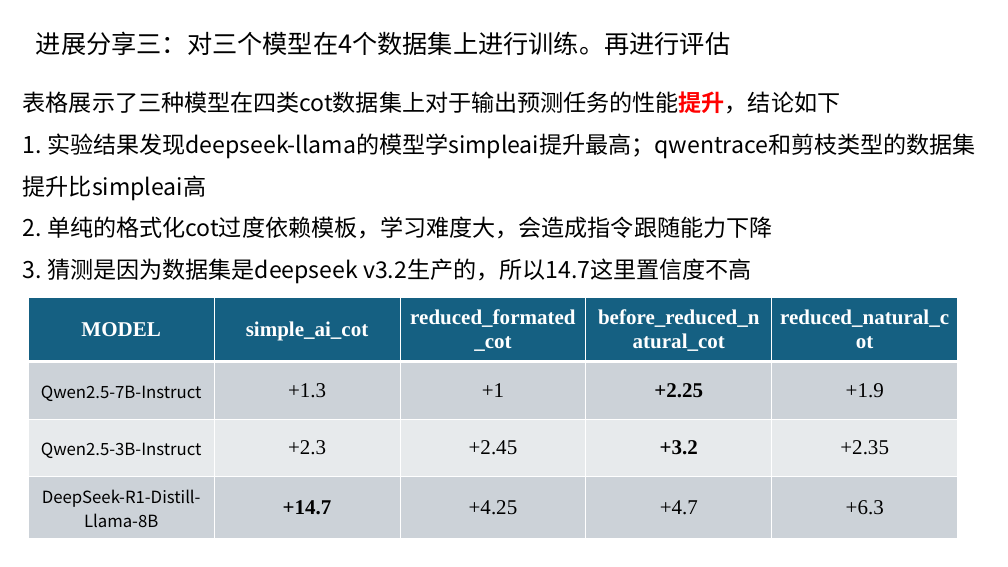
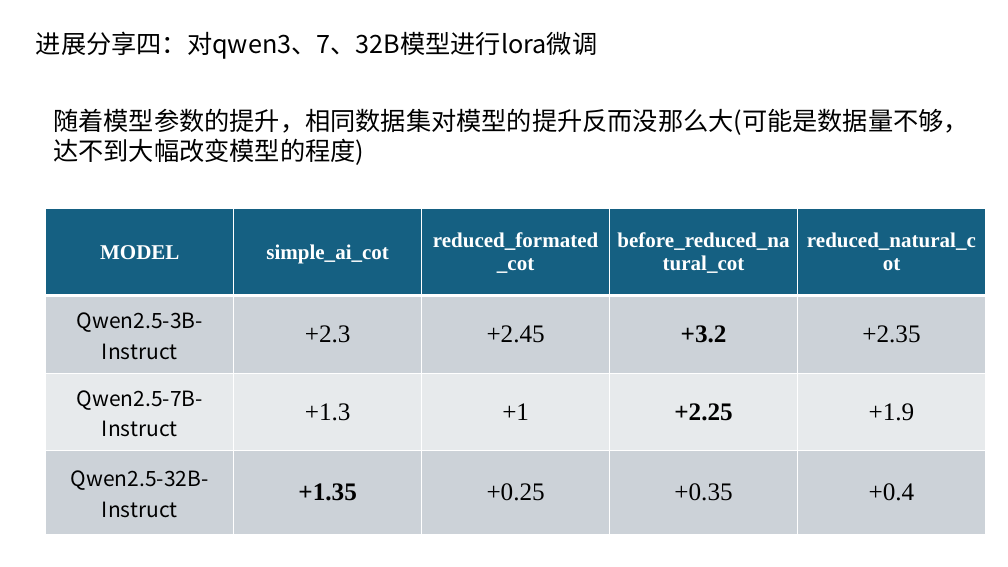
Before and after one commit to caoye04/TreecEva, a slide deck: slide 8 of 组会记录/组会1210.pptx (slide 5 before the commit). Drawn at 1008x567 pixels with LibreOffice and Linux fonts; fonts in the diff are those of the drawing. Boxes give left, top, right and bottom in pixels: in the first picture for what was removed or moved away, otherwise in the second. Text is boxed around its words. In the diff, an @@ line names an element or a change of style, - is before the commit and + after.

```diff
--- a/组会记录/组会1210.pptx
+++ b/组会记录/组会1210.pptx
@@ text at (36,31,597,59): text changed @@
-进展分享三：对三个模型在4个数据集上进行训练。再进行评估
+进展分享四：对qwen3、7、32B模型进行lora微调
@@ text removed at (23,91,975,283) @@
-表格展示了三种模型在四类cot数据集上对于输出预测任务的性能提升，结论如下
-1. 实验结果发现deepseek-llama的模型学simpleai提升最高；qwentrace和剪枝类型的数据集提升比simpleai高
-2. 单纯的格式化cot过度依赖模板，学习难度大，会造成指令跟随能力下降
-3. 猜测是因为数据集是deepseek v3.2生产的，所以14.7这里置信度不高
@@ text added at (53,108,969,165), 24 pt, text #000000 @@
+随着模型参数的提升，相同数据集对模型的提升反而没那么大(可能是数据量不够，达不到大幅改变模型的程度)
@@ table at (46,209,988,535) @@
+row 2: Qwen2.5-3B-Instruct | +2.3 | +2.45 | +3.2 | +2.35
-row 3: Qwen2.5-3B-Instruct | +2.3 | +2.45 | +3.2 | +2.35
-row 4: DeepSeek-R1-Distill-Llama-8B | +14.7 | +4.25 | +4.7 | +6.3
+row 4: Qwen2.5-32B-Instruct | +1.35 | +0.25 | +0.35 | +0.4
@@ table: place and size @@
-table at (28,297,958,539)
+table at (46,209,988,535)
```
Also in this commit, not shown: 3 other slides changed, 7 slides added, 4 slides removed, 1 other file.
